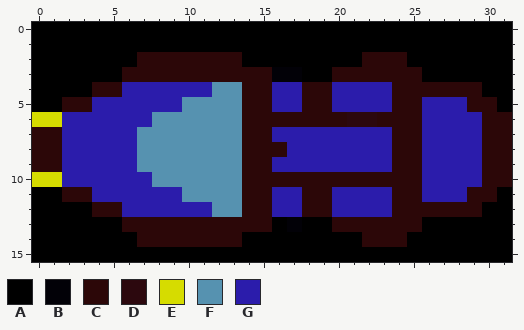
A pixel-art sprite gets an edit: Crossy_Road_Textures/slike/blue.png. The picture above is the old version.
The file is 32x16 pixels. Colours within 5 levels of each other are drawn and written as one.
Palette (. is transparent): A #000000  B #020107  C #2c0708  D #2c080e  E #d6dc00  F #5692b0  G #2b1cab
And afterwards:
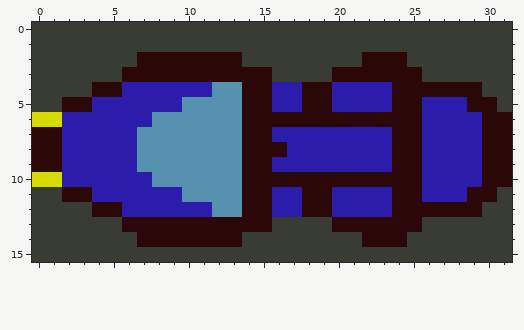
What changed:
{"colour":"A","old":"#000000","new":"#393b35"}
{"y":3,"x":16,"old":"BB","new":"AA"}
{"y":13,"x":17,"old":"B","new":"A"}
{"label":"changed","picture_box":[32,22,512,112]}
{"label":"changed","picture_box":[32,187,512,262]}
